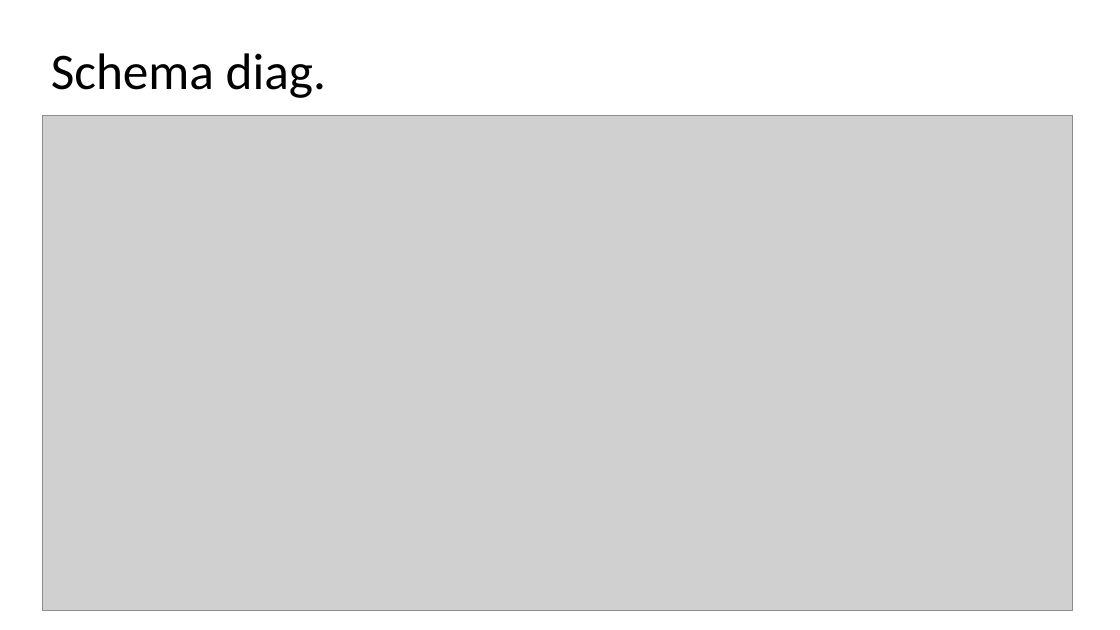
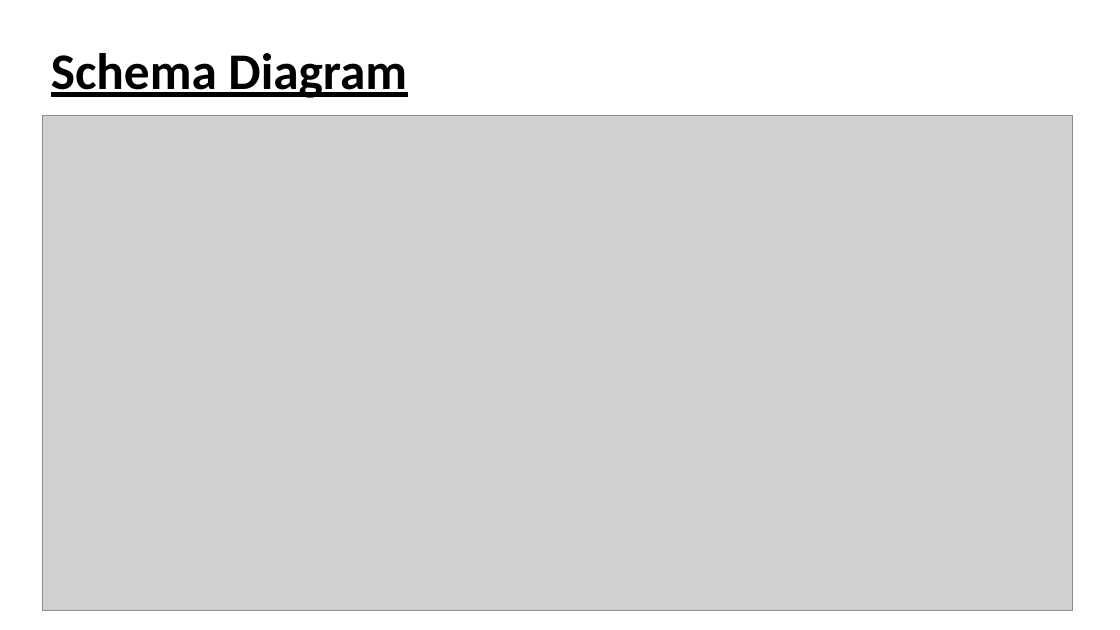
Before and after one commit to AdityaRaj1440/DB_miniproj, a slide deck: slide 4 of db.pptx. Drawn at 1120x630 pixels with LibreOffice and Linux fonts; fonts in the diff are those of the drawing; grey boxes stand for pictures. Boxes give left, top, right and bottom in pixels: in the first picture for what was removed or moved away, otherwise in the second. Text is boxed around its words. In the diff, an @@ line names an element or a change of style, - is before the commit and + after.

```diff
--- a/db.pptx
+++ b/db.pptx
@@ title at [51, 53, 407, 98]: text changed; bold on @@
-Schema diag.
+Schema Diagram
```
Also in this commit, not shown: 2 other slides changed, 9 slides added, 4 slides removed.
